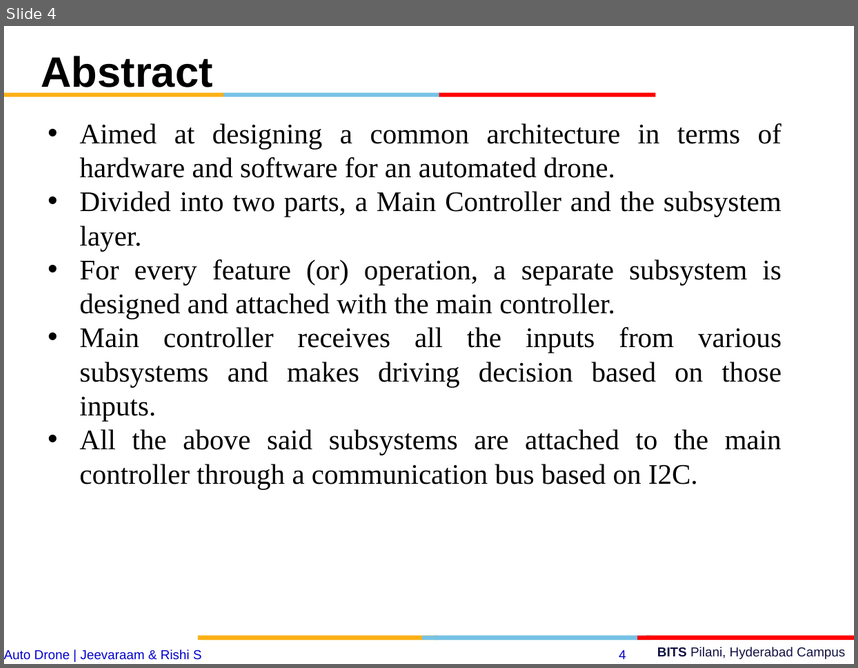
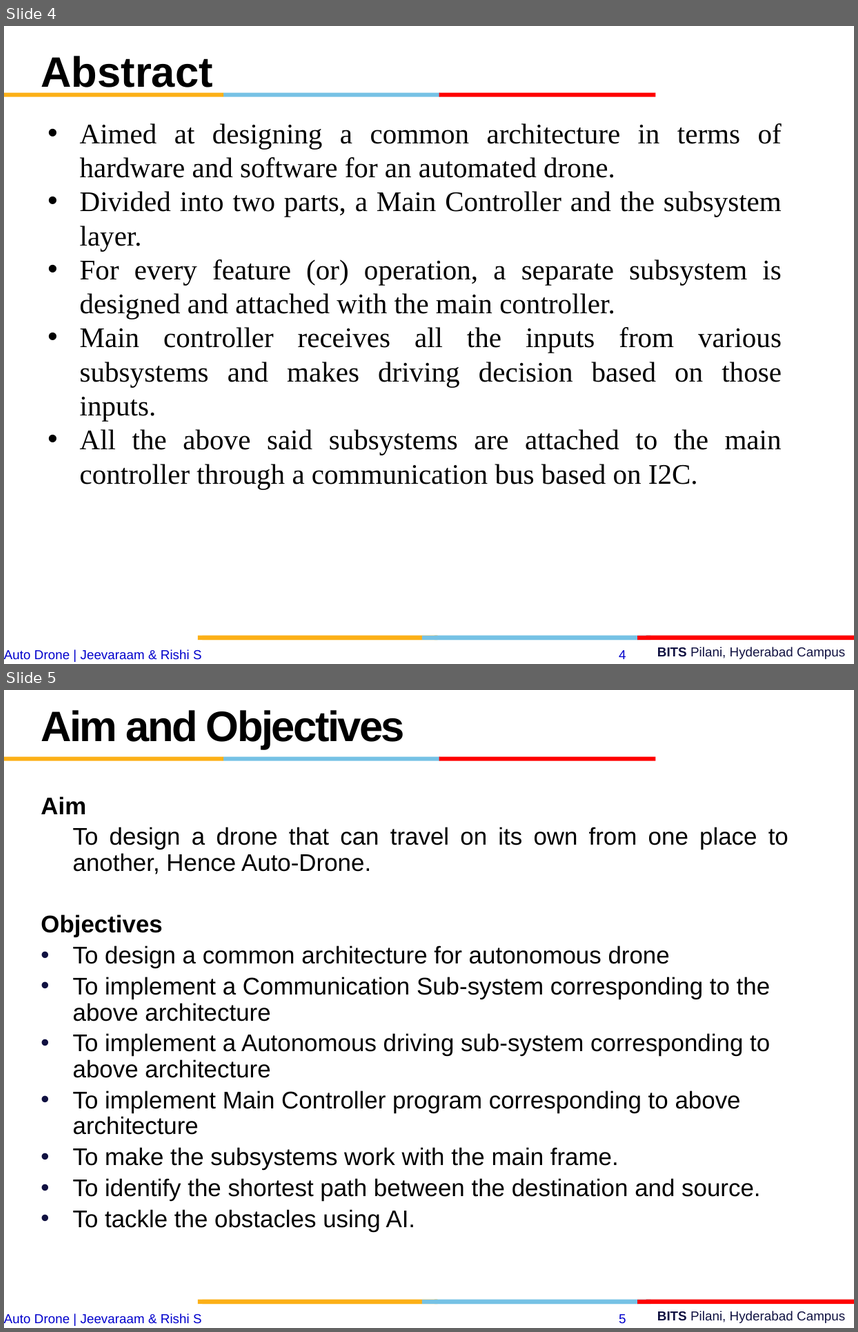
Before and after one commit to jeevaraam/AutoDrone, a slide deck: esd final.pptx. Shown one above the other, each under a label of ours: slide 4 before the commit, slides 4 and 5 after it. The pictures are 858x668 and 858x1332 pixels, drawn with LibreOffice and Linux fonts; fonts in the diff are those of the drawing; background and template pictures are left out. Boxes give left, top, right and bottom in pixels: in the first picture for what was removed or moved away, otherwise in the second. Text is boxed around its words. In the diff, an @@ line names an element or a change of style, - is before the commit and + after.

```diff
--- a/esd final.pptx
+++ b/esd final.pptx
@@ slide 5 added at <box>4,690,854,1328</box>, background #FFFFFF; not listed: 12 template elements that a slide beside it also shows @@
@@ text added at <box>41,710,405,749</box>, 36 pt, text #000000, bold @@
+Aim and Objectives
@@ text added at <box>41,796,789,1232</box>, 20.4 pt, text #000000 @@
+Aim
+To design a drone that can travel on its own from one place to another, Hence Auto-Drone.
+Objectives
+• To design a common architecture for autonomous drone
+• To implement a Communication Sub-system corresponding to the above architecture
+• To implement a Autonomous driving sub-system corresponding to above architecture
+• To implement Main Controller program corresponding to above architecture
+• To make the subsystems work with the main frame.
+• To identify the shortest path between the destination and source.
+• To tackle the obstacles using AI.
```
Also in this commit, not shown: 2 slides changed, 1 other slide added, 3 slides removed.
